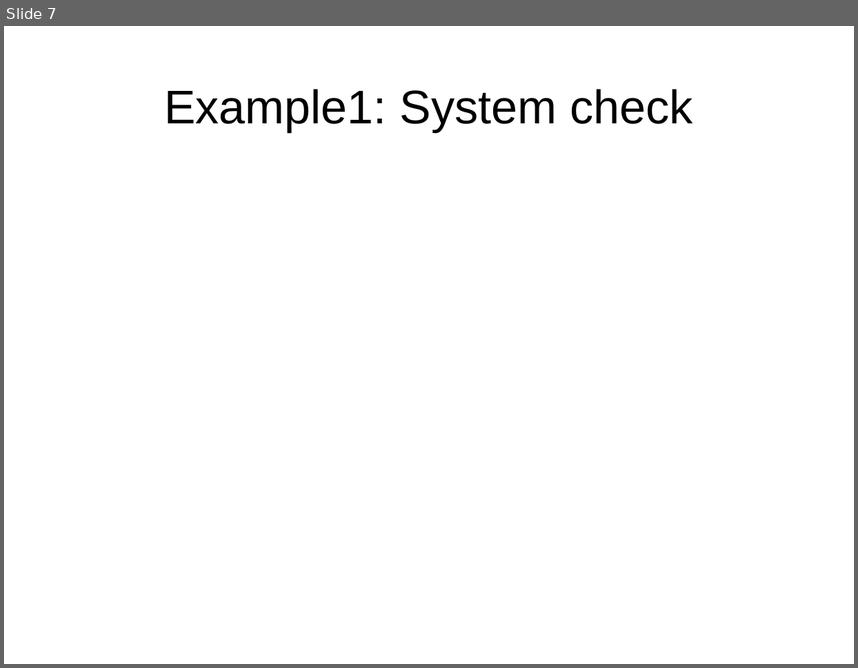
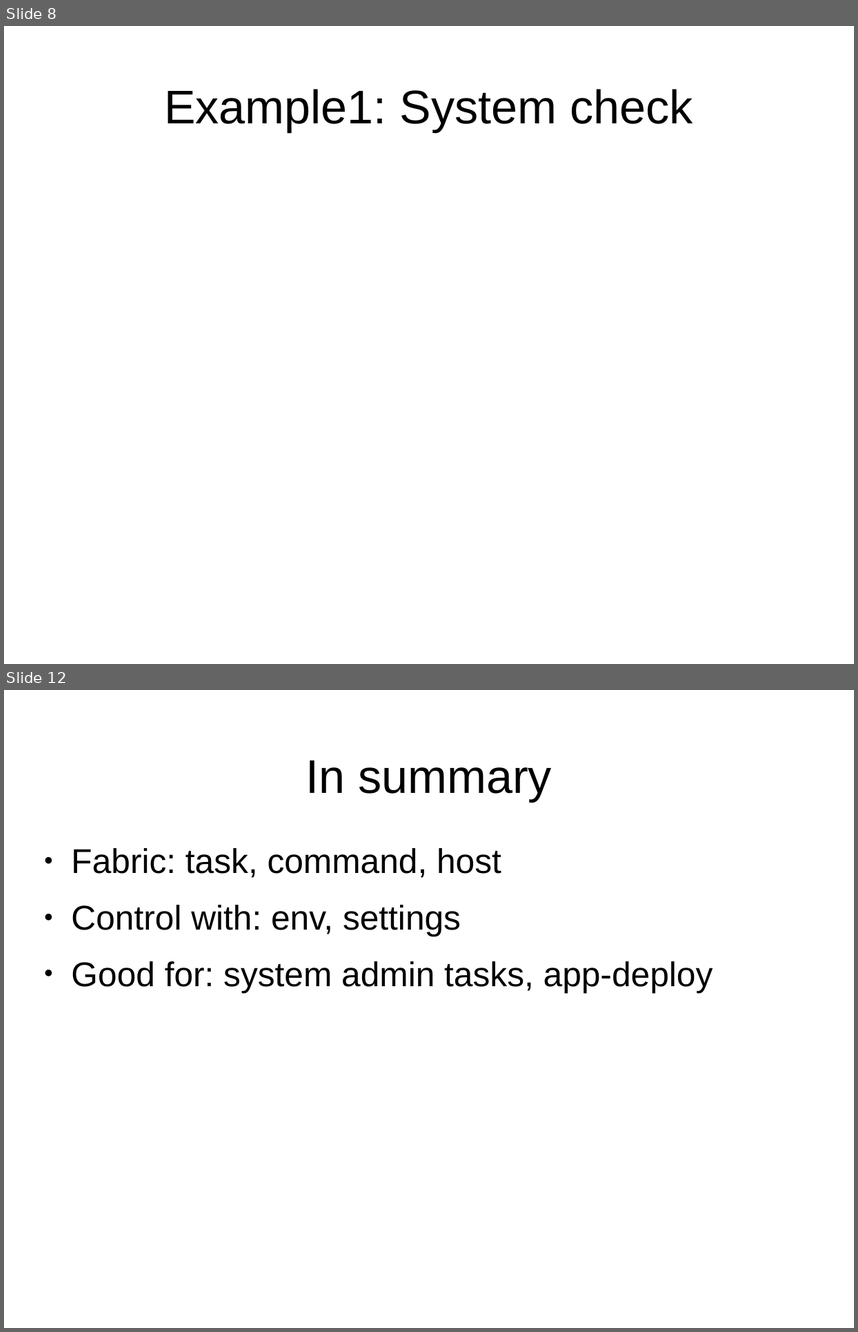
Before and after one commit to julienaubert/gothpy_fab, a slide deck: slides.odp. Shown one above the other, each under a label of ours: slide 7 before the commit, slides 8 and 12 after it; the slides between them are not shown. The pictures are 858x668 and 858x1332 pixels, drawn with LibreOffice and Linux fonts; fonts in the diff are those of the drawing. Boxes give left, top, right and bottom in pixels: in the first picture for what was removed or moved away, otherwise in the second. Text is boxed around its words. In the diff, an @@ line names an element or a change of style, - is before the commit and + after.

```diff
--- a/slides.odp
+++ b/slides.odp
@@ slide 12 added at [4,690,854,1328], background #FFFFFF @@
@@ title added at [306,760,552,801], 44 pt, text #000000 @@
+In summary
@@ text added at [71,848,713,992], 32 pt, text #000000 @@
+● Fabric: task, command, host
+● Control with: env, settings
+● Good for: system admin tasks, app-deploy
@@ what was slide 7 is now slide 8 @@
```
Also in this commit, not shown: 2 slides changed, 6 other slides added, 2 slides removed, 11 other files.
